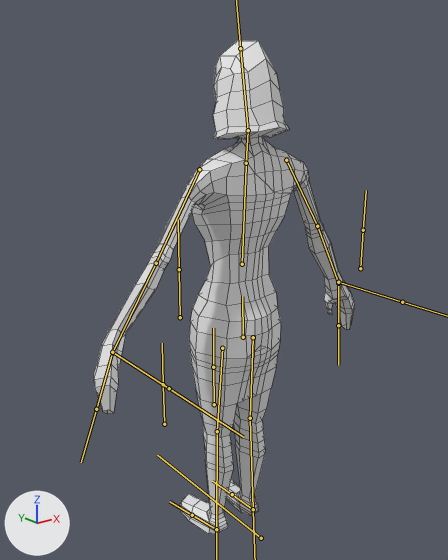
An edit to the FBX model Assets/Models/CharFBX_Primitive/CharAnim_PrimFemGather.fbx, drawn before and after from the same camera.
Camera for both pictures: a 50 mm camera at (-8.57, -10.26, 7.51) aimed at (0.0, 0.45, 3.23). Lighting does not change. The marker at lower left points along +X, +Y and +Z. The bones that bend it are drawn over the model as lines. Mesh edges are drawn as thin lines.

In view in the first picture: 'PrimFemGather'.
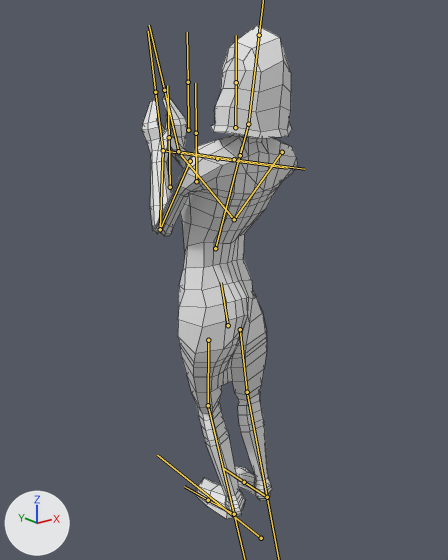
The newer file adds an action. The first version stands in its rest pose; the second is drawn at frame 51 of the action 'PrimFemClap'.

Changed parts and their boxes [x1, y1, x2, y2] in the pictures (448 x 560 px):
'PrimFemGather', posed (40% narrower): before [93, 41, 354, 534]; after [142, 25, 298, 519]
bone 'Stomach', root to tip: before (243, 337) to (242, 296); after (228, 325) to (221, 282)
bone 'Chest', root to tip: before (242, 264) to (246, 154); after (215, 248) to (242, 146)
bone 'Shoulder.L', root to tip: before (199, 169) to (156, 263); after (190, 161) to (160, 229)
bone 'Arm.L', root to tip: before (156, 263) to (112, 352); after (160, 229) to (163, 150)
bone 'Hand.L', root to tip: before (112, 352) to (96, 409); after (163, 150) to (155, 92)
bone 'Shoulder.R', root to tip: before (286, 160) to (317, 226); after (282, 152) to (234, 219)
bone 'Arm.R', root to tip: before (317, 226) to (338, 283); after (234, 219) to (179, 152)
bone 'Hand.R', root to tip: before (338, 283) to (338, 325); after (179, 152) to (164, 90)
bone 'Tight.L', root to tip: before (222, 348) to (217, 431); after (208, 340) to (208, 405)
bone 'Leg.L', root to tip: before (217, 431) to (216, 529); after (208, 405) to (234, 514)
bone 'Tight.R', root to tip: before (253, 337) to (250, 418); after (240, 329) to (247, 392)
bone 'Leg.R', root to tip: before (250, 418) to (253, 509); after (247, 392) to (267, 497)
bone 'IKFeet.L', root to tip: before (216, 529) to (217, 530); after (234, 514) to (234, 514)
bone 'IKFeet.R', root to tip: before (253, 509) to (253, 510); after (267, 497) to (267, 497)

What the commit changed:
Bone 'Stomach' (bone_stomach) moves from (0.0, 0.0, 0.0) to (-0.01, 0.22, -0.24).
Bone 'Stomach' (bone_stomach) turns from (0, 0, 0) to (0, 0, -13) degrees about its own x, y and z.
Bone 'Chest' (bone_chest) turns from (0, 0, 0) to (0, 1, 31) degrees about its own x, y and z.
Bone 'Shoulder.L' (bone_shoulder_l) turns from (0, 0, 0) to (-32, -13, -20) degrees about its own x, y and z.
Bone 'Arm.L' (bone_arm_l) turns from (0, 0, 0) to (-11, -13, -99) degrees about its own x, y and z.
Bone 'Hand.L' (bone_hand_l) turns from (0, 0, 0) to (-8, 21, -37) degrees about its own x, y and z.
Bone 'Shoulder.R' (bone_shoulder_r) turns from (0, 0, 0) to (48, -4, -14) degrees about its own x, y and z.
Bone 'Arm.R' (bone_arm_r) turns from (0, 0, 0) to (41, 31, -75) degrees about its own x, y and z.
Bone 'Hand.R' (bone_hand_r) turns from (0, 0, 0) to (-98, -66, 84) degrees about its own x, y and z.
Bone 'Tight.L' (bone_tight_l) turns from (0, 0, 0) to (-36, 38, -9) degrees about its own x, y and z.
Bone 'Leg.L' (bone_leg_l) turns from (0, 0, 0) to (-15, 4, 32) degrees about its own x, y and z.
Bone 'Tight.R' (bone_tight_r) turns from (0, 0, 0) to (-54, 58, -33) degrees about its own x, y and z.
Bone 'Leg.R' (bone_leg_r) turns from (0, 0, 0) to (-19, 4, 27) degrees about its own x, y and z.
Bone 'IKFeet.L' (bone_ikfeet_l) moves from (0.0, 0.0, 0.0) to (-0.11, 0.25, 0.35).
Bone 'IKFeet.R' (bone_ikfeet_r) moves from (0.0, 0.0, 0.0) to (-0.03, 0.25, 0.35).
